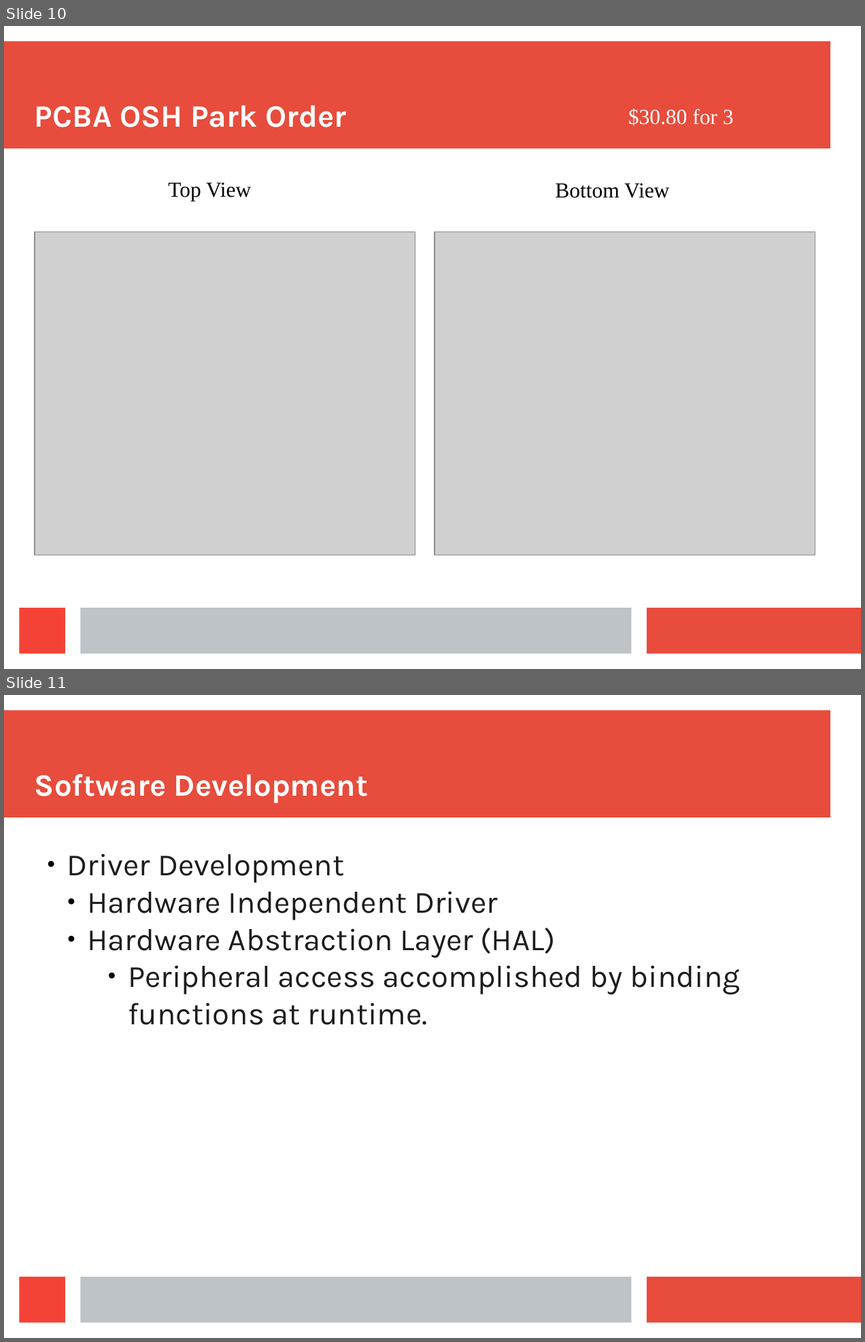
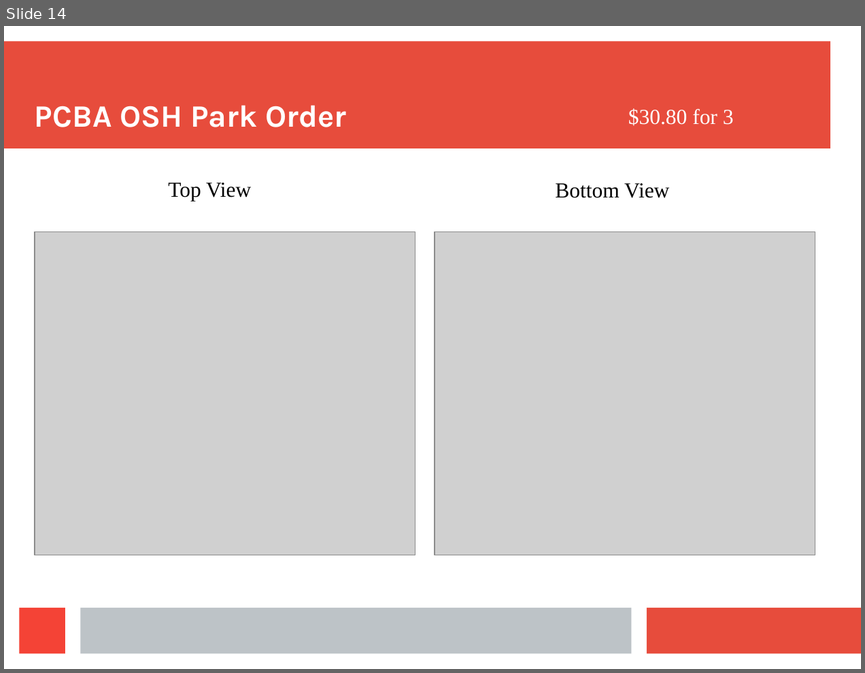
Before and after one commit to ashtonchase/portable_impedance_tomography, a slide deck: documentation/mid_term.odp. Shown one above the other, each under a label of ours: slides 10 and 11 before the commit, slide 14 after it. The pictures are 865x1342 and 865x673 pixels, drawn with LibreOffice and Linux fonts; fonts in the diff are those of the drawing; grey boxes stand for pictures. Boxes give left, top, right and bottom in pixels: in the first picture for what was removed or moved away, otherwise in the second. Text is boxed around its words. In the diff, an @@ line names an element or a change of style, - is before the commit and + after.

```diff
--- a/documentation/mid_term.odp
+++ b/documentation/mid_term.odp
@@ slide 11 removed at <box>4,695,861,1338</box>, background #FFFFFF; not listed: 4 template elements that a slide beside it also shows @@
@@ title removed at <box>35,774,368,803</box> @@
-Software Development
@@ subtitle removed at <box>67,853,740,1025</box> @@
-● Driver Development
-  ● Hardware Independent Driver
-  ● Hardware Abstraction Layer (HAL)
-      ● Peripheral access accomplished by binding functions at runtime.
@@ what was slide 10 is now slide 14 @@
```
Also in this commit, not shown: 4 slides changed, 7 slides added, 11 other files.
